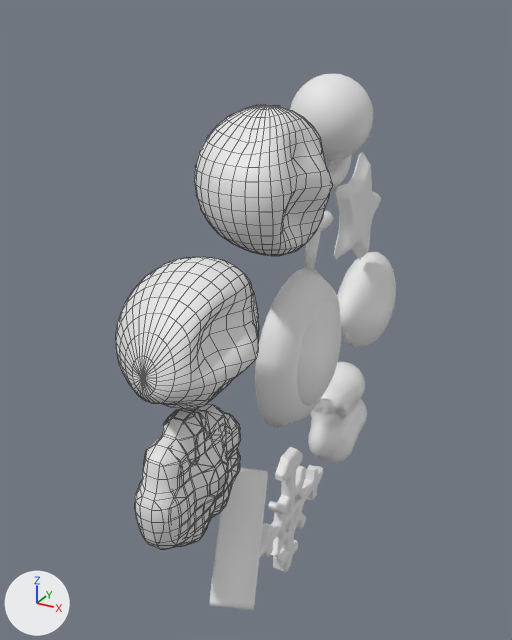
One commit to the Blender file Assets/Art/Models/elements.blend: the scene before it, then after it.
One viewpoint serves both versions: a 50 mm lens placed at (4.57, -9.64, 5.17), pointed at (-0.67, -0.11, 0.41). Every picture has the same lights, and +X, +Y and +Z are marked at lower left. Mesh edges are drawn as thin lines on the coarser meshes.

In view in the first picture: 'Base', 'Core', 'air', 'air.001', 'dirt', 'fire', 'ice', 'magic', 'metal', 'slime', 'space', 'water'.
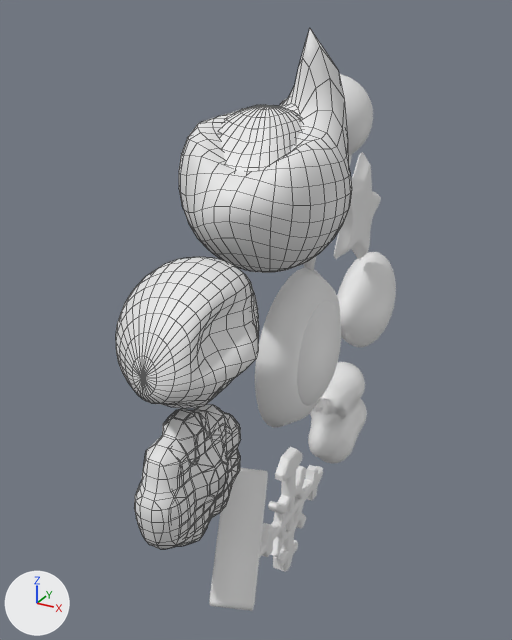
The change, as a list of edits to the scene's bpy script:
```text
Add me_sphere_007:
    me_sphere_007.from_pydata(...)  # 482 vertices, 512 faces; spans x -1.0..1.0, y -1.16..1.15, z -1.0..1.71
    me_sphere_007.polygons.foreach_set('use_smooth', [True] * 512)
Add ob_flame_002:
    ob_flame_002 = bpy.data.objects.new('flame.002', me_sphere_007)
    ob_flame_002.location = (0.0, -1.06, 2.92)
    ob_flame_002.scale = (1.18, 1.18, 1.18)
```

Location of each change, [x1, y1, x2, y2] in pixels of the pictures (512 x 640 px):
'flame.002', added
    after: [179, 29, 352, 272]
'fire', unchanged, covered by the edit
    before: [194, 105, 333, 256]
    after: [220, 105, 302, 172]
'space', unchanged, covered by the edit
    before: [290, 74, 373, 161]
    after: [339, 74, 373, 156]
